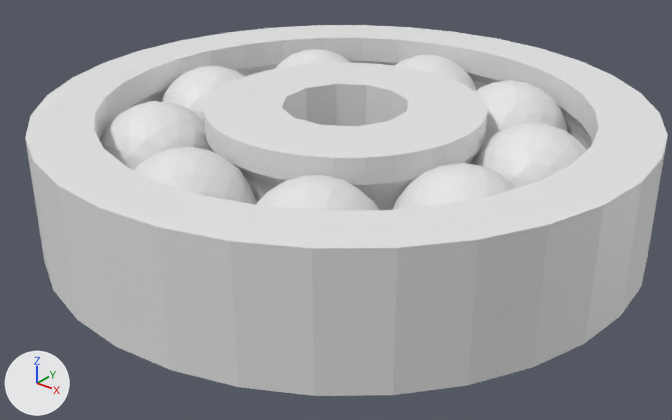
One commit to the Blender file ballbearing/ballbearing.blend: the scene before it, then after it.
Rendered twice from a camera (50 mm lens) standing at (21.4, -27.3, 14.7) and looking at (0.2, -0.9, -1.7). The axes (+X, +Y, +Z) are drawn at lower left. The lights are the same throughout.

In view in the first picture: 'Ball Bearings2'.
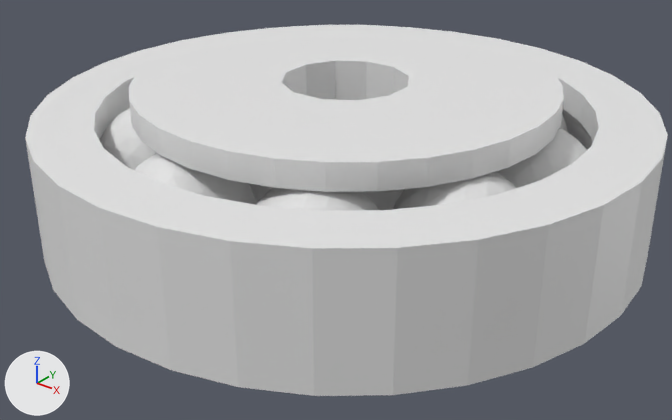
Location of each change, [x1, y1, x2, y2] in pixels of the pictures (672 x 420 px):
part 1 of me_ball_bearings2, built on
    after: [129, 25, 564, 192]

Patch to the scene script:
```diff
--- a/ballbearing/ballbearing.blend.py
+++ b/ballbearing/ballbearing.blend.py
@@ me_ball_bearings2 @@
 # used by ob_ball_bearings2; location = (0.0, 0.0, 0.0)
-me_ball_bearings2.from_pydata(...)  # 2904 vertices, 6032 faces; spans x -12.0..12.0, y -12.0..12.0, z -2.5..2.5
+me_ball_bearings2.from_pydata(...)  # 3487 vertices, 6618 faces; spans x -12.0..12.0, y -12.0..12.0, z -3.5..3.5
+# me_ball_bearings2 part 1: 23 vertices moved from x -5.1..5.5, y -5.5..5.5, z -2.5 to x -7.6..8.2, y -8.3..8.3, z -2.5; 583 vertices added at x -8.2..8.2, y -8.3..8.3, z -3.5..3.5
```
